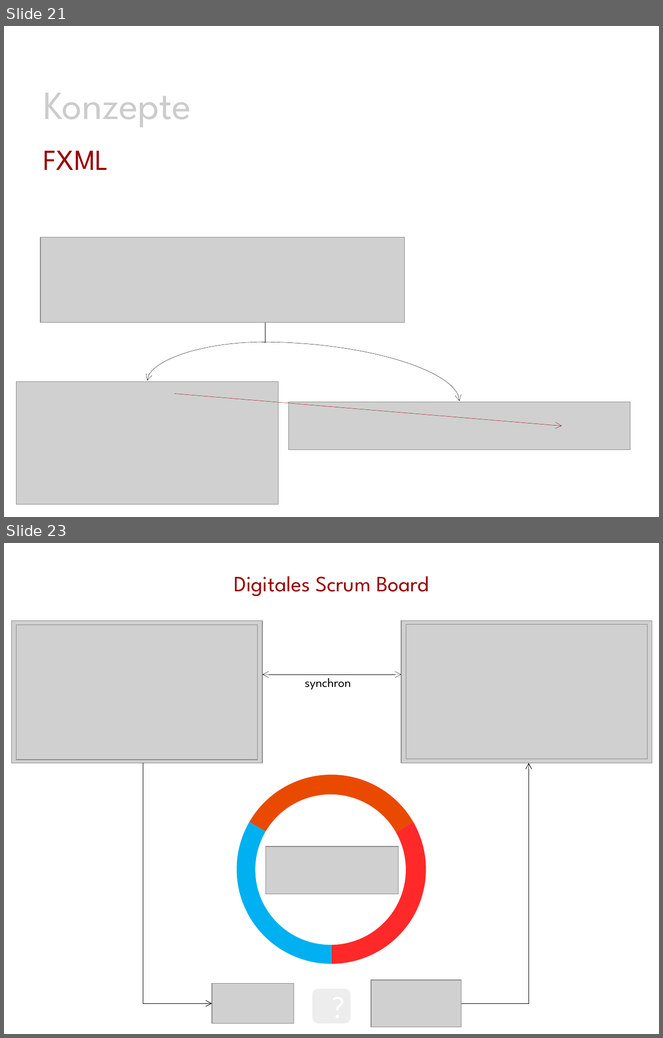
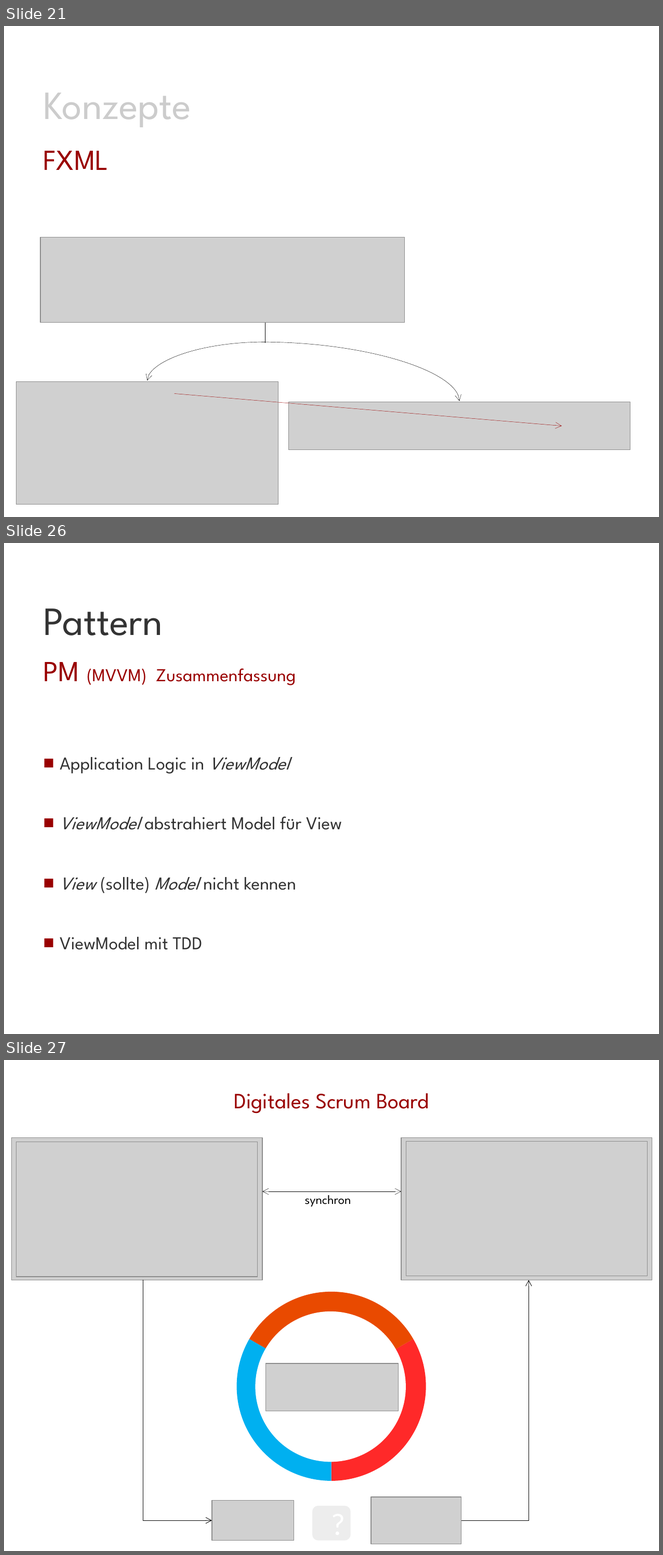
Before and after one commit to Morkunas/jfxusergroup, a slide deck: JavaFX-UserGroup.pptx. Shown one above the other, each under a label of ours: slides 21 and 23 before the commit, slides 21, 26 and 27 after it; the slides between them are not shown. The pictures are 663x1038 and 663x1555 pixels, drawn with LibreOffice and Linux fonts; fonts in the diff are those of the drawing; grey boxes stand for pictures; background and template pictures are left out. Boxes give left, top, right and bottom in pixels: in the first picture for what was removed or moved away, otherwise in the second. Text is boxed around its words. In the diff, an @@ line names an element or a change of style, - is before the commit and + after.

```diff
--- a/JavaFX-UserGroup.pptx
+++ b/JavaFX-UserGroup.pptx
@@ slide 26 added at <box>4,543,659,1034</box>, background #FFFFFF @@
@@ text added at <box>44,609,163,636</box>, 44 pt, text #333333 @@
+Pattern
@@ text added at <box>44,662,296,685</box>, 20 pt, text #990000 @@
+PM (MVVM) Zusammenfassung
@@ text added at <box>60,757,342,950</box>, 20 pt, text #333333 @@
+■ Application Logic in ViewModel
+■ ViewModel abstrahiert Model für View
+■ View (sollte) Model nicht kennen
+■ ViewModel mit TDD
@@ what was slide 23 is now slide 27 @@
```
Also in this commit, not shown: 2 slides changed, 5 other slides added, 2 slides removed.
